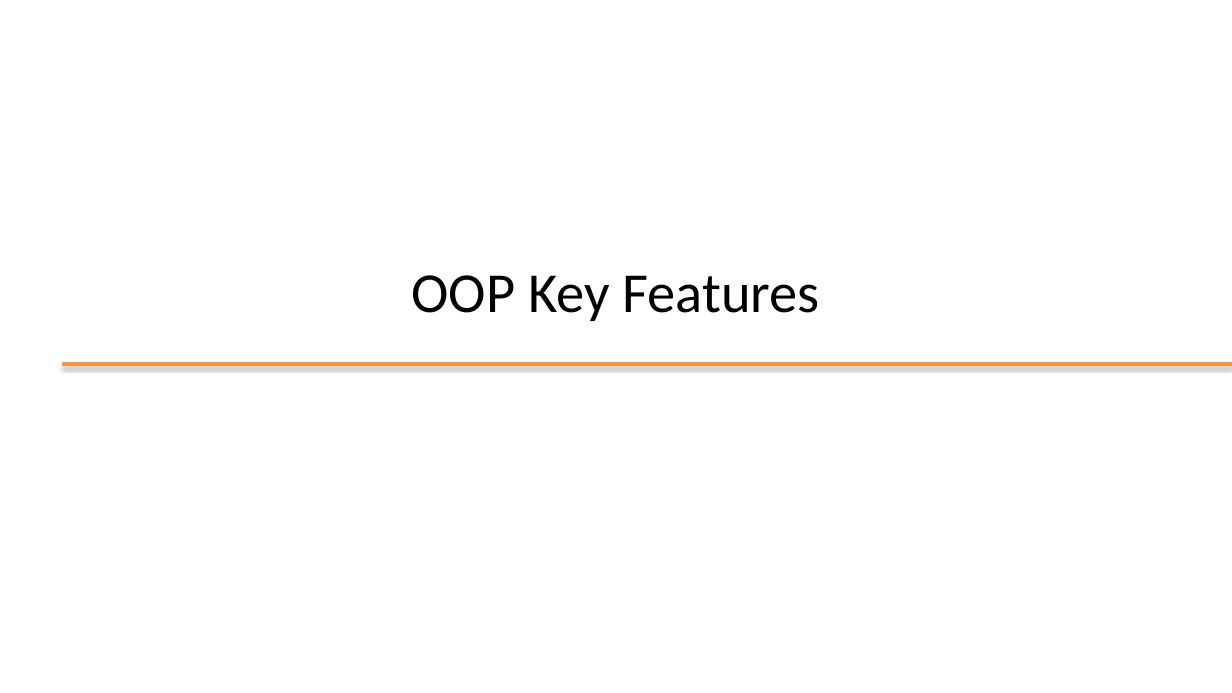
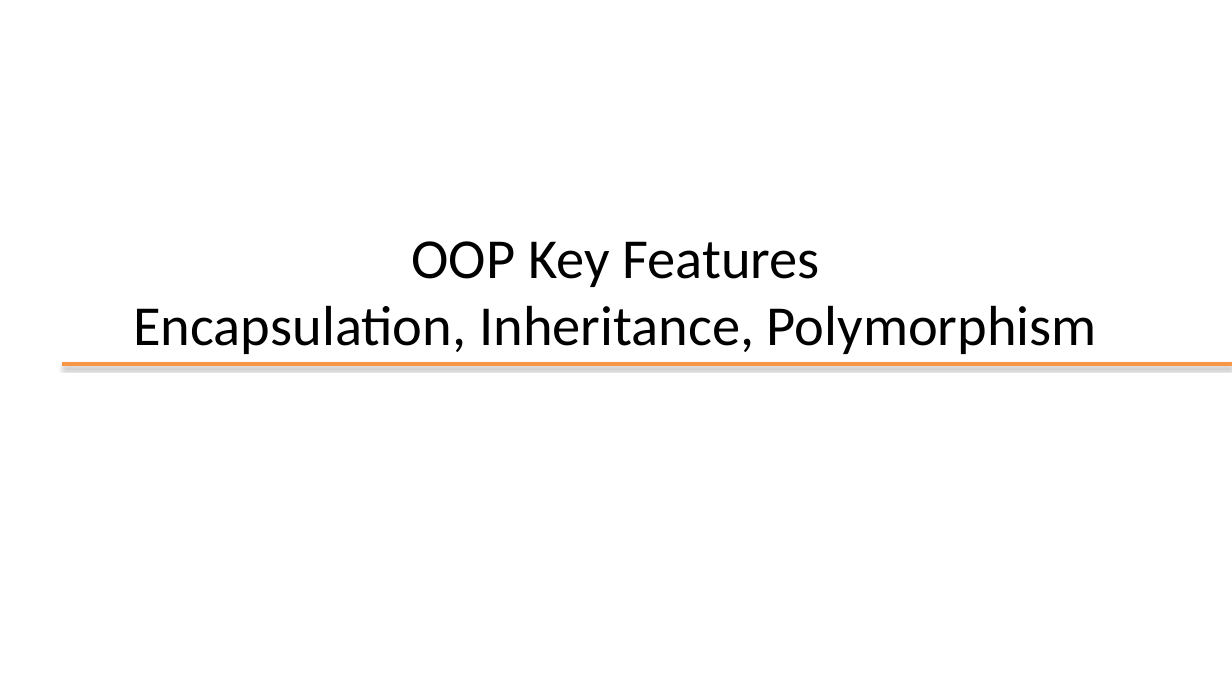
Before and after one commit to plctechnician/ooprogramming, a slide deck: slide 19 of java/slides/ppt/01 - Java From Functions to Objects.pptx. Drawn at 1232x693 pixels with LibreOffice and Linux fonts; fonts in the diff are those of the drawing; background and template pictures are left out. Boxes give left, top, right and bottom in pixels: in the first picture for what was removed or moved away, otherwise in the second. Text is boxed around its words. In the diff, an @@ line names an element or a change of style, - is before the commit and + after.

```diff
--- a/java/slides/ppt/01 - Java From Functions to Objects.pptx
+++ b/java/slides/ppt/01 - Java From Functions to Objects.pptx
@@ title at (133, 241, 1097, 354): text changed @@
-OOP Key Features
+OOP Key Features
+Encapsulation, Inheritance, Polymorphism
```
Also in this commit, not shown: 5 other slides changed, 1 slide added, 2 other files.
